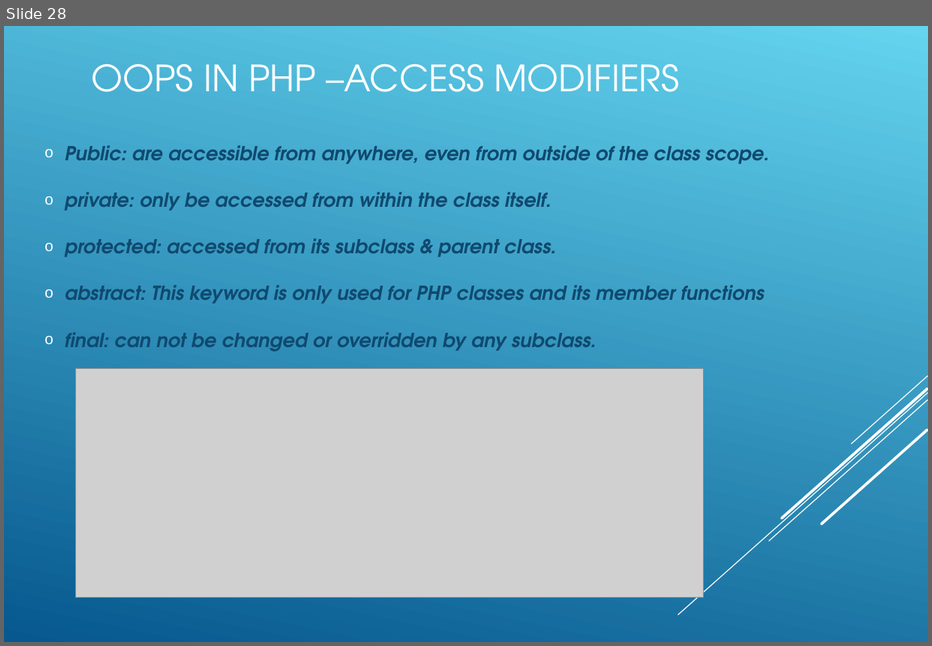
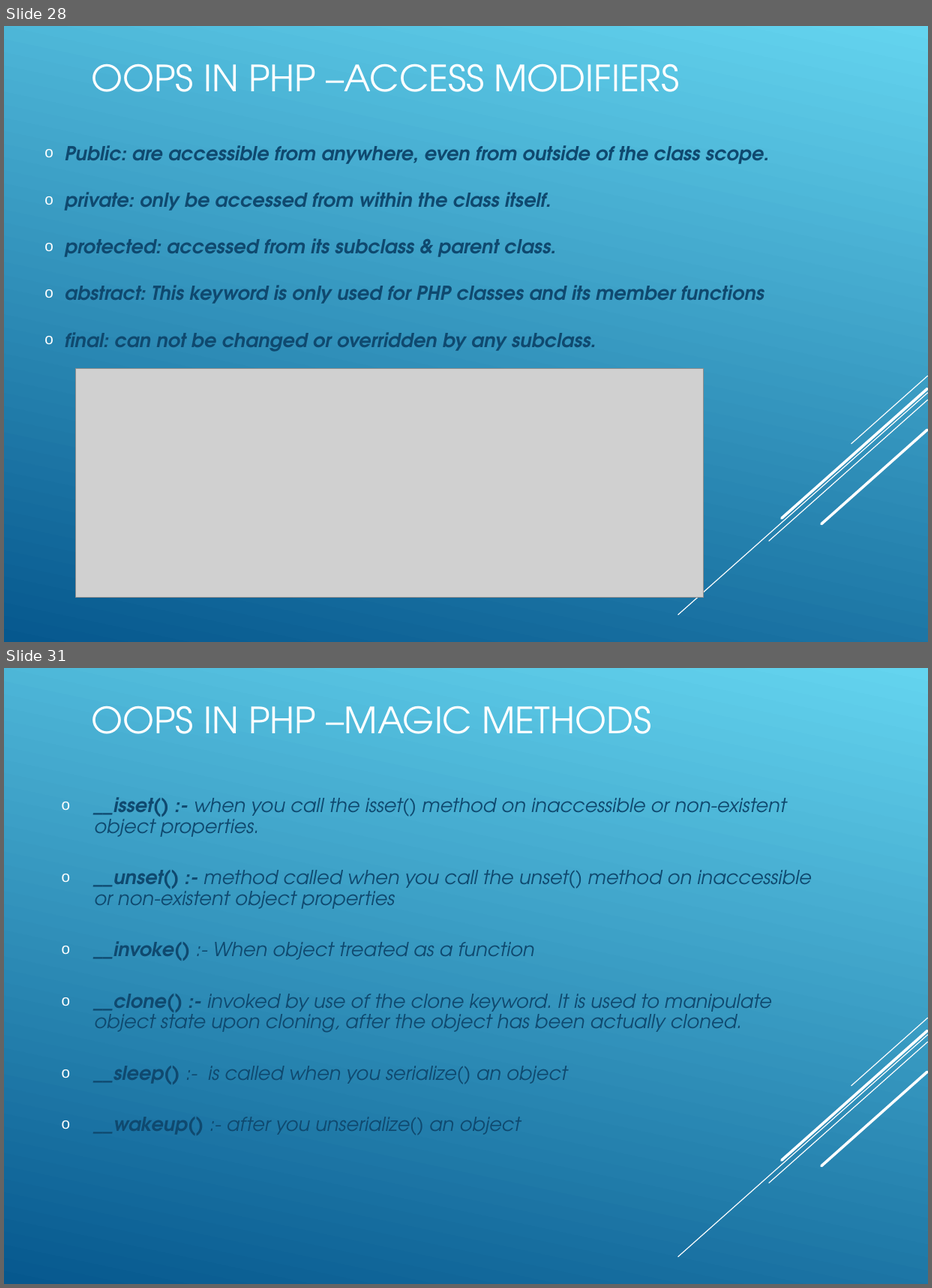
Before and after one commit to koushikgraj/PHP-Training, a slide deck: PHP-Presentation.ppt. Shown one above the other, each under a label of ours: slide 28 before the commit, slides 28 and 31 after it; the slides between them are not shown. The pictures are 932x646 and 932x1288 pixels, drawn with LibreOffice and Linux fonts; fonts in the diff are those of the drawing; grey boxes stand for pictures. Boxes give left, top, right and bottom in pixels: in the first picture for what was removed or moved away, otherwise in the second. Text is boxed around its words. In the diff, an @@ line names an element or a change of style, - is before the commit and + after.

Commit message:
24-May-2021 : PHP OOPS

```diff
--- a/PHP-Presentation.ppt
+++ b/PHP-Presentation.ppt
@@ slide 31 added at [4, 668, 928, 1284], background gradient #64D4EF to #06588E; not listed: 5 template elements that a slide beside it also shows @@
@@ title added at [91, 706, 652, 734], 30 pt, text #FFFFFF @@
+OOPS IN PHP –MAGIC METHODS
@@ subtitle added at [94, 797, 812, 1135], 16 pt, text #0F496F, italic @@
+  o __isset() :- when you call the isset() method on inaccessible or non-existent object properties.
+  o __unset() :- method called when you call the unset() method on inaccessible or non-existent object properties
+  o __invoke() :- When object treated as a function
+  o __clone() :- invoked by use of the clone keyword. It is used to manipulate object state upon cloning, after the object has been actually cloned.
+  o __sleep() :- is called when you serialize() an object
+  o __wakeup() :- after you unserialize() an object
```
Also in this commit, not shown: 2 slides changed, 4 other slides added, 20 other files.
